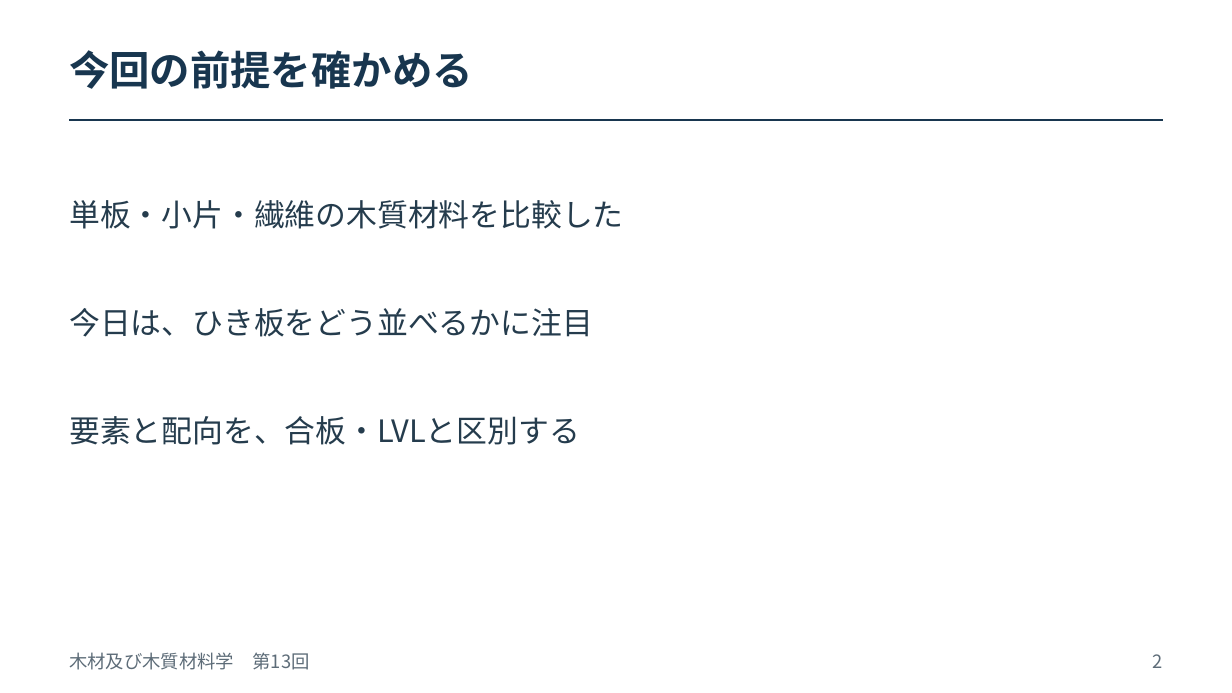
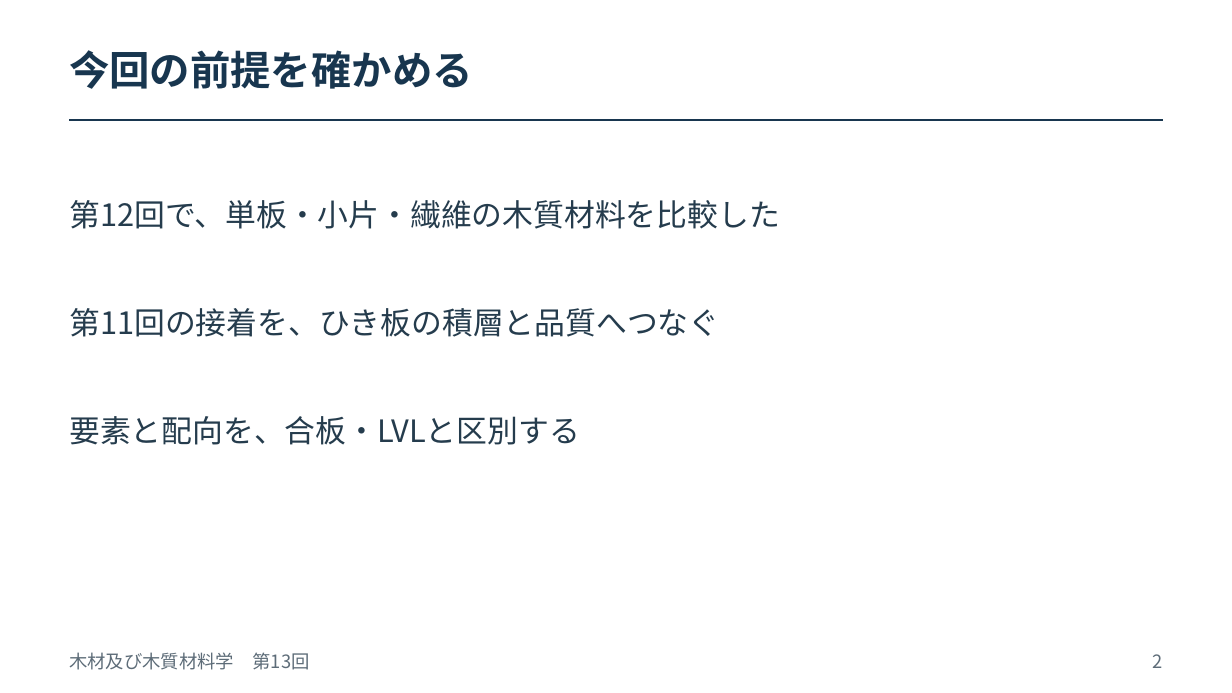
Before and after one commit to zooc-14calbp/wood-science-course, a slide deck: slide 2 of 第13回/13_集成材とCLT.pptx. Drawn at 1232x693 pixels with LibreOffice and Linux fonts; fonts in the diff are those of the drawing. Boxes give left, top, right and bottom in pixels: in the first picture for what was removed or moved away, otherwise in the second. Text is boxed around its words. In the diff, an @@ line names an element or a change of style, - is before the commit and + after.

```diff
--- a/第13回/13_集成材とCLT.pptx
+++ b/第13回/13_集成材とCLT.pptx
@@ text at (x1=69, y1=200, x2=780, y2=229): text changed @@
-単板・小片・繊維の木質材料を比較した
+第12回で、単板・小片・繊維の木質材料を比較した
@@ text at (x1=69, y1=308, x2=719, y2=337): text changed @@
-今日は、ひき板をどう並べるかに注目
+第11回の接着を、ひき板の積層と品質へつなぐ
```
Also in this commit, not shown: 8 other slides changed, 1 slide added, 20 other files.
